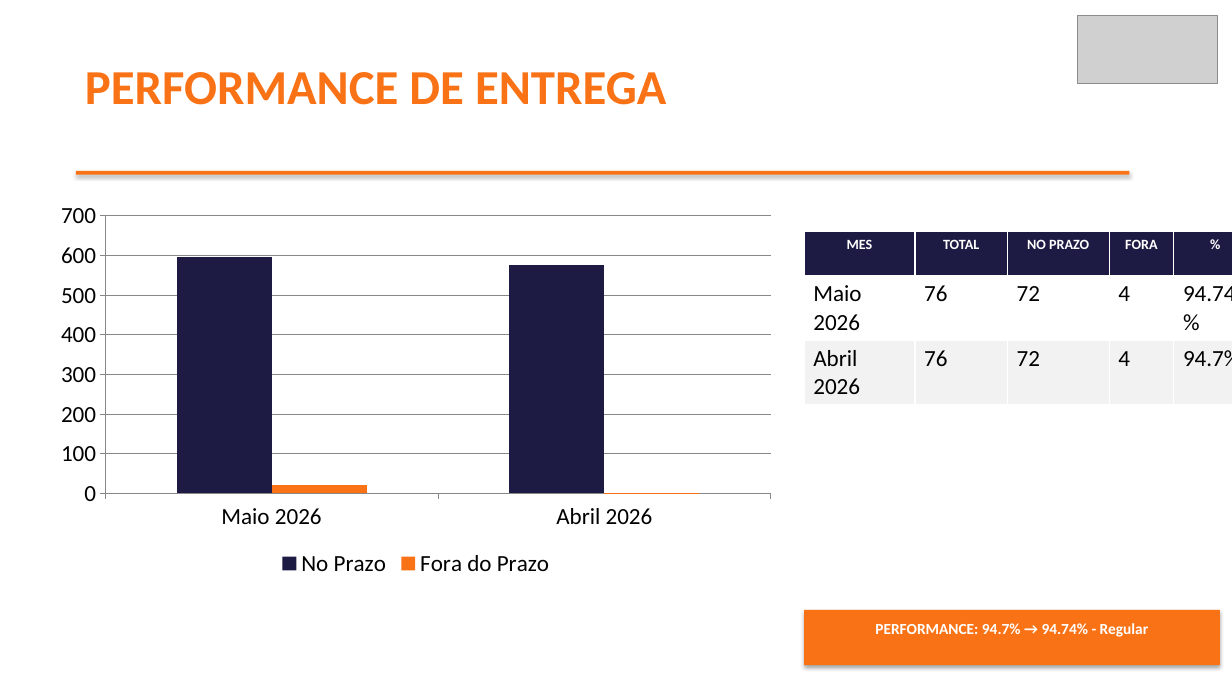
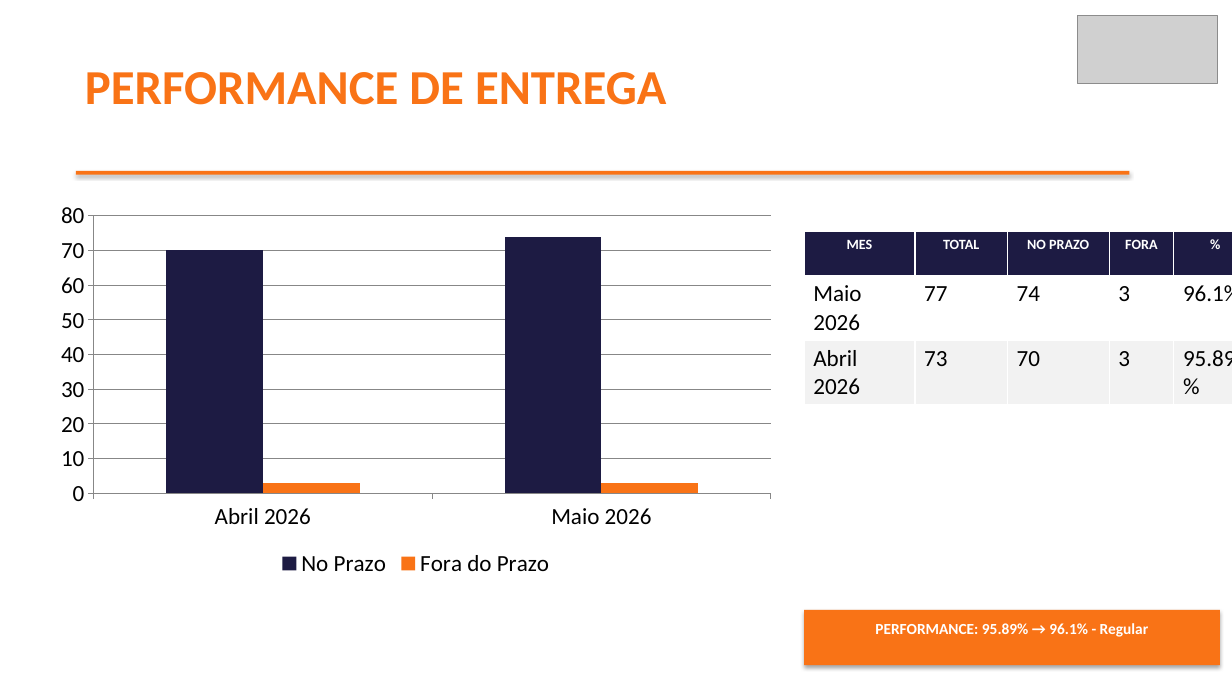
Before and after one commit to brendaelicia-sketch/PortoEX, a slide deck: slide 3 of pptx/maio_2026/ITACORDA_INDUSTRIA_E_COMERCIO.pptx. Drawn at 1232x693 pixels with LibreOffice and Linux fonts; fonts in the diff are those of the drawing; grey boxes stand for pictures. Boxes give left, top, right and bottom in pixels: in the first picture for what was removed or moved away, otherwise in the second. Text is boxed around its words. In the diff, an @@ line names an element or a change of style, - is before the commit and + after.

```diff
--- a/pptx/maio_2026/ITACORDA_INDUSTRIA_E_COMERCIO.pptx
+++ b/pptx/maio_2026/ITACORDA_INDUSTRIA_E_COMERCIO.pptx
@@ column chart at bbox=[46, 194, 786, 582] @@
-categories: Maio 2026, Abril 2026
+categories: Abril 2026, Maio 2026
-No Prazo: 600, 580
+No Prazo: 70, 74
-Fora do Prazo: 20, 0
+Fora do Prazo: 3, 3
@@ table at bbox=[804, 231, 1232, 398] @@
-row 2: Maio 2026 | 76 | 72 | 4 | 94.74%
+row 2: Maio 2026 | 77 | 74 | 3 | 96.1%
-row 3: Abril 2026 | 76 | 72 | 4 | 94.7%
+row 3: Abril 2026 | 73 | 70 | 3 | 95.89%
@@ text at bbox=[875, 623, 1149, 637]: text changed @@
-PERFORMANCE: 94.7% → 94.74% - Regular
+PERFORMANCE: 95.89% → 96.1% - Regular
```
Also in this commit, not shown: 4 other slides changed, 1 slide added, 1 slide removed.
